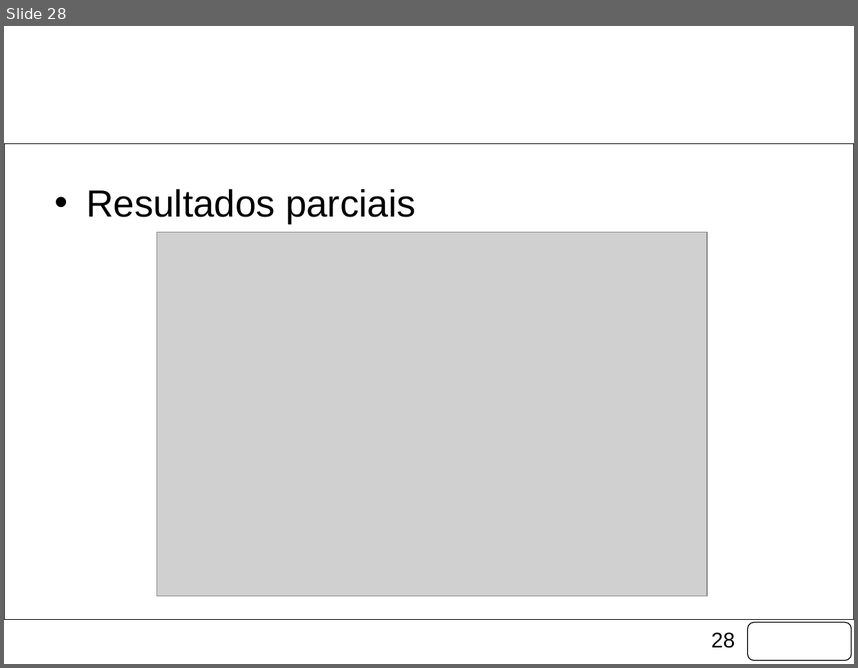
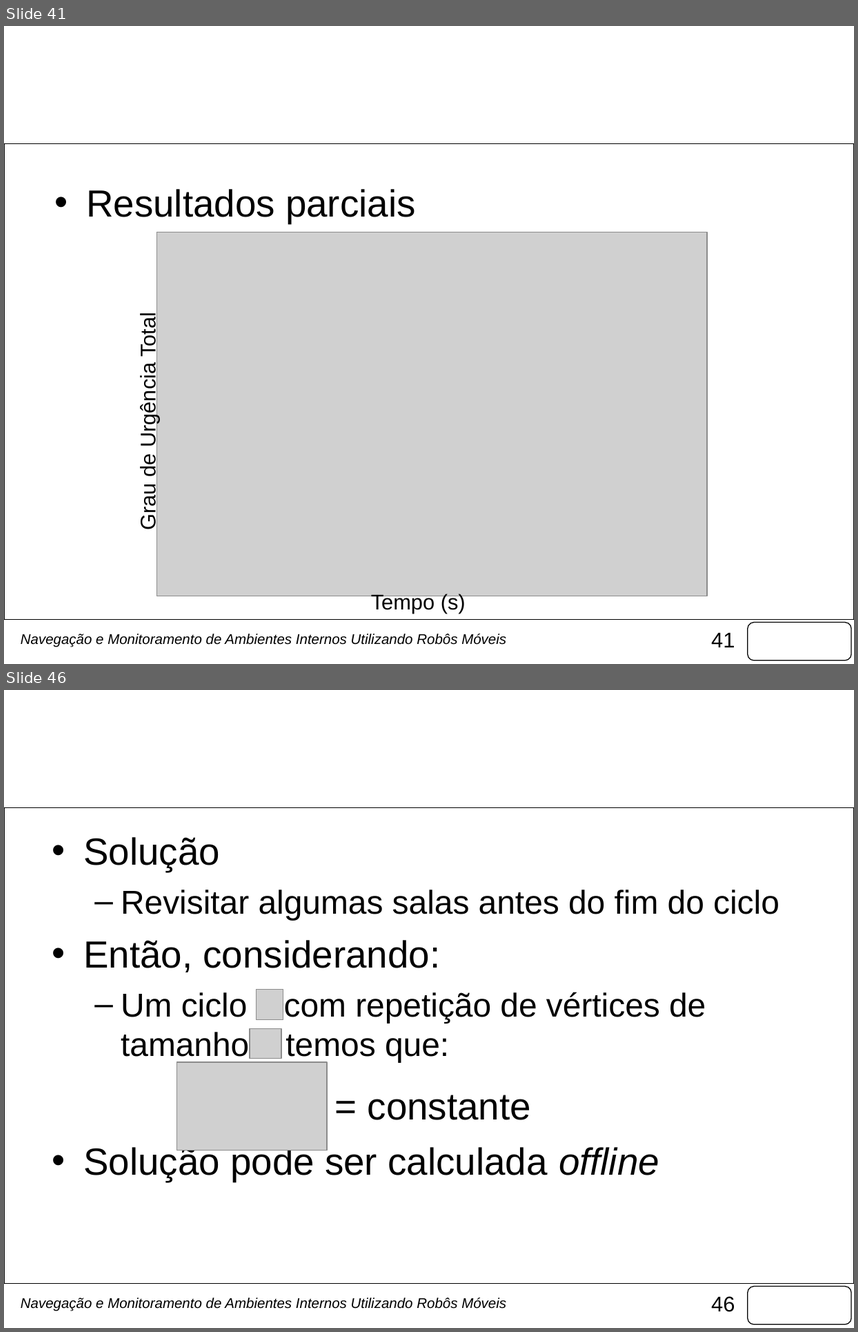
Before and after one commit to fongoses/robo2, a slide deck: documentos/Apresentação Março.pptx. Shown one above the other, each under a label of ours: slide 28 before the commit, slides 41 and 46 after it; the slides between them are not shown. The pictures are 858x668 and 858x1332 pixels, drawn with LibreOffice and Linux fonts; fonts in the diff are those of the drawing; grey boxes stand for pictures; background and template pictures are left out. Boxes give left, top, right and bottom in pixels: in the first picture for what was removed or moved away, otherwise in the second. Text is boxed around its words. In the diff, an @@ line names an element or a change of style, - is before the commit and + after.

```diff
--- a/documentos/Apresentação Março.pptx
+++ b/documentos/Apresentação Março.pptx
@@ slide 46 added at (4,690,854,1328), background picture (left out); not listed: 3 template elements that a slide beside it also shows @@
@@ title added at (47,716,811,821), 44 pt, text #FFFFFF @@
+Projeto - Ciclos
@@ text added at (83,837,780,1181), 28 pt, text #000000 @@
+• Solução
+  – Revisitar algumas salas antes do fim do ciclo
+• Então, considerando:
+  – Um ciclo com repetição de vértices de tamanho temos que:
+= constante
+• Solução pode ser calculada offline
@@ picture added at (257,989,283,1020) @@
@@ picture added at (250,1028,281,1058) @@
@@ picture added at (176,1063,327,1150) @@
@@ text added at (21,1297,506,1311), 12 pt, text #000000, italic @@
+Navegação e Monitoramento de Ambientes Internos Utilizando Robôs Móveis
@@ what was slide 28 is now slide 41 @@
@@ slide 41 changed as well @@
@@ text added at (136,316,160,528), 18 pt, text #000000 @@
+Grau de Urgência Total
@@ text added at (371,592,466,612), 18 pt, text #000000 @@
+Tempo (s)
@@ text added at (21,633,506,647), 12 pt, text #000000, italic @@
+Navegação e Monitoramento de Ambientes Internos Utilizando Robôs Móveis
@@ page number at (711,632,735,647): text changed @@
-28
+41
```
Also in this commit, not shown: 22 other slides changed, 25 other slides added, 5 slides removed, 6 other files.
